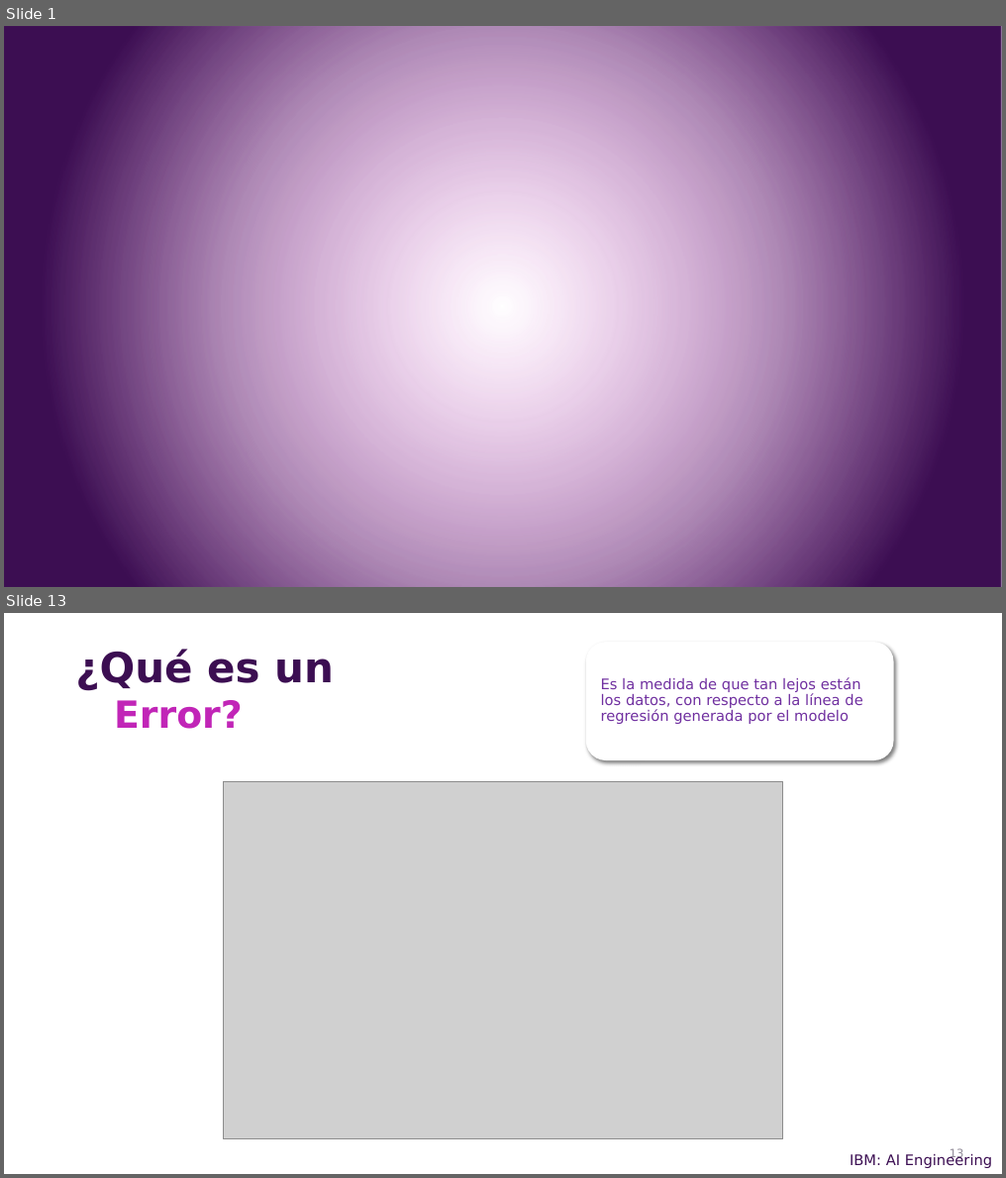
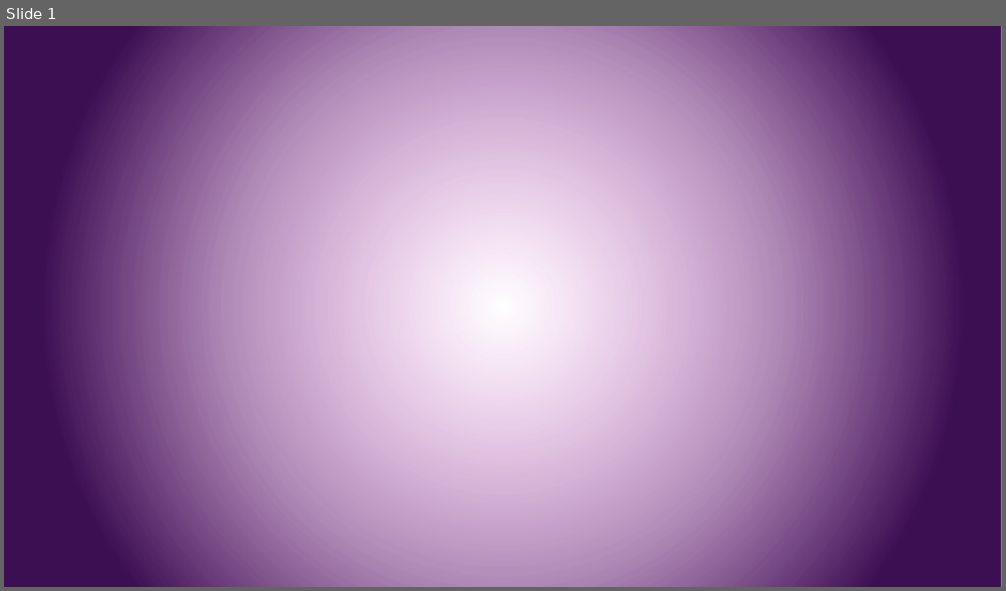
Before and after one commit to csameshiman/Axity_Curso_ML_2023, a slide deck: Diapositivas/Parte 04.Clustering/Sección 04.1.K-Means Clustering/K-Means_Clustering.pptx. Shown one above the other, each under a label of ours: slides 1 and 13 before the commit, slide 1 after it; the slides between them are not shown. The pictures are 1006x1178 and 1006x591 pixels, drawn with LibreOffice and Linux fonts; fonts in the diff are those of the drawing; grey boxes stand for pictures; background and template pictures are left out. Boxes give left, top, right and bottom in pixels: in the first picture for what was removed or moved away, otherwise in the second. Text is boxed around its words. In the diff, an @@ line names an element or a change of style, - is before the commit and + after.

```diff
--- a/Diapositivas/Parte 04.Clustering/Sección 04.1.K-Means Clustering/K-Means_Clustering.pptx
+++ b/Diapositivas/Parte 04.Clustering/Sección 04.1.K-Means Clustering/K-Means_Clustering.pptx
@@ slide 13 removed at [4, 613, 1002, 1174], background picture (left out) @@
@@ rounded rectangle removed at [586, 642, 894, 761] @@
@@ text removed at [75, 649, 334, 691] @@
-¿Qué es un
@@ text removed at [114, 700, 243, 729] @@
-Error?
@@ text removed at [601, 677, 862, 724] @@
-Es la medida de que tan lejos están los datos, con respecto a la línea de regresión generada por el modelo
@@ picture removed at [224, 781, 783, 1140] @@
@@ text removed at [849, 1154, 992, 1168] @@
-IBM: AI Engineering
@@ page number removed at [949, 1149, 964, 1160] @@
-13
```
Also in this commit, not shown: 2 slides changed, 45 slides added, 13 other slides removed.
